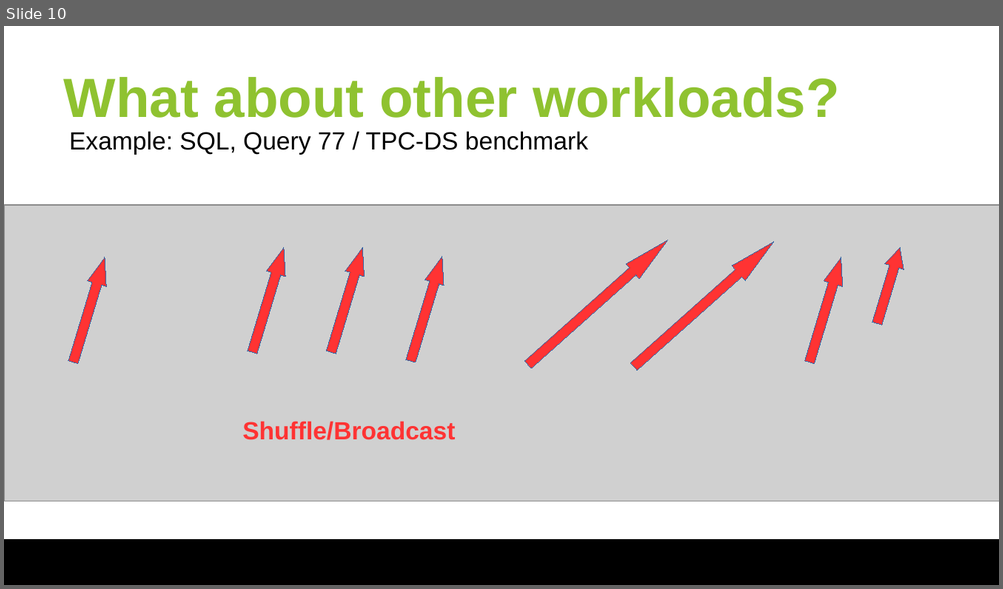
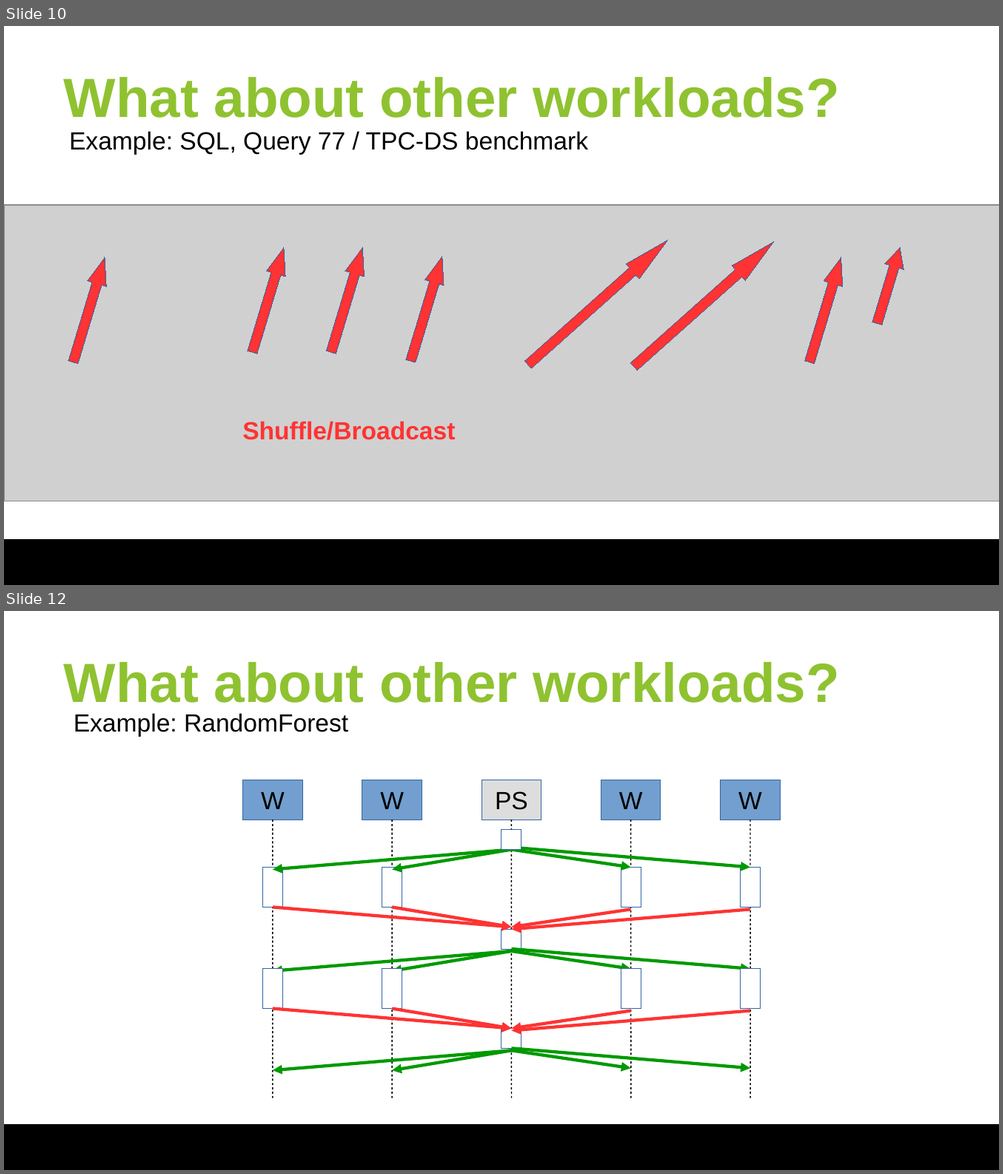
Before and after one commit to huangyibo/spark-summit-18, a slide deck: slides/spark-summit-18.odp. Shown one above the other, each under a label of ours: slide 10 before the commit, slides 10 and 12 after it; the slides between them are not shown. The pictures are 1003x589 and 1003x1174 pixels, drawn with LibreOffice and Linux fonts; fonts in the diff are those of the drawing; grey boxes stand for pictures; background and template pictures are left out. Boxes give left, top, right and bottom in pixels: in the first picture for what was removed or moved away, otherwise in the second. Text is boxed around its words. In the diff, an @@ line names an element or a change of style, - is before the commit and + after.

```diff
--- a/slides/spark-summit-18.odp
+++ b/slides/spark-summit-18.odp
@@ slide 12 added at <box>4,611,999,1170</box>, background #FFFFFF; not listed: 1 template element that a slide beside it also shows @@
@@ title added at <box>64,662,839,703</box>, 40 pt, text #8FC230, bold @@
+What about other workloads?
@@ text added at <box>74,713,348,737</box>, 18 pt, text #000000 @@
+Example: RandomForest
@@ rectangle added at <box>243,780,302,820</box>, fill #729FCF, outline #3465A4 0 pt, 18 pt, text #000000 @@
+W
@@ rectangle added at <box>362,780,421,820</box>, fill #729FCF, outline #3465A4 0 pt, 18 pt, text #000000 @@
+W
@@ rectangle added at <box>481,780,541,820</box>, fill #DDDDDD, outline #3465A4 0 pt, 18 pt, text #000000 @@
+PS
@@ rectangle added at <box>600,780,660,820</box>, fill #729FCF, outline #3465A4 0 pt, 18 pt, text #000000 @@
+W
@@ rectangle added at <box>720,780,780,820</box>, fill #729FCF, outline #3465A4 0 pt, 18 pt, text #000000 @@
+W
@@ line added from (273, 820) to (273, 1099), #000000 0.79 pt @@
@@ line added from (392, 820) to (392, 1099), #000000 0.79 pt @@
@@ rectangle added at <box>501,830,521,850</box>, fill #FFFFFF, outline #3465A4 0 pt @@
@@ line added from (511, 820) to (511, 1099), #000000 0.79 pt @@
@@ line added from (631, 820) to (631, 1099), #000000 0.79 pt @@
@@ line added from (750, 820) to (750, 1099), #000000 0.79 pt @@
@@ group added at <box>273,848,750,869</box>: 4 arrows @@
@@ group added at <box>262,868,760,908</box>: 4 rectangles @@
@@ group added at <box>273,908,750,929</box>: 4 arrows @@
@@ rectangle added at <box>501,929,521,949</box>, fill #FFFFFF, outline #3465A4 0 pt @@
@@ group added at <box>273,949,750,971</box>: 4 arrows @@
@@ group added at <box>262,969,760,1009</box>: 4 rectangles @@
@@ rectangle added at <box>501,1028,521,1048</box>, fill #FFFFFF, outline #3465A4 0 pt @@
@@ group added at <box>273,1009,750,1031</box>: 4 arrows @@
@@ group added at <box>273,1048,750,1071</box>: 4 arrows @@
```
Also in this commit, not shown: 3 slides changed, 2 other slides added, 2 slides removed.
